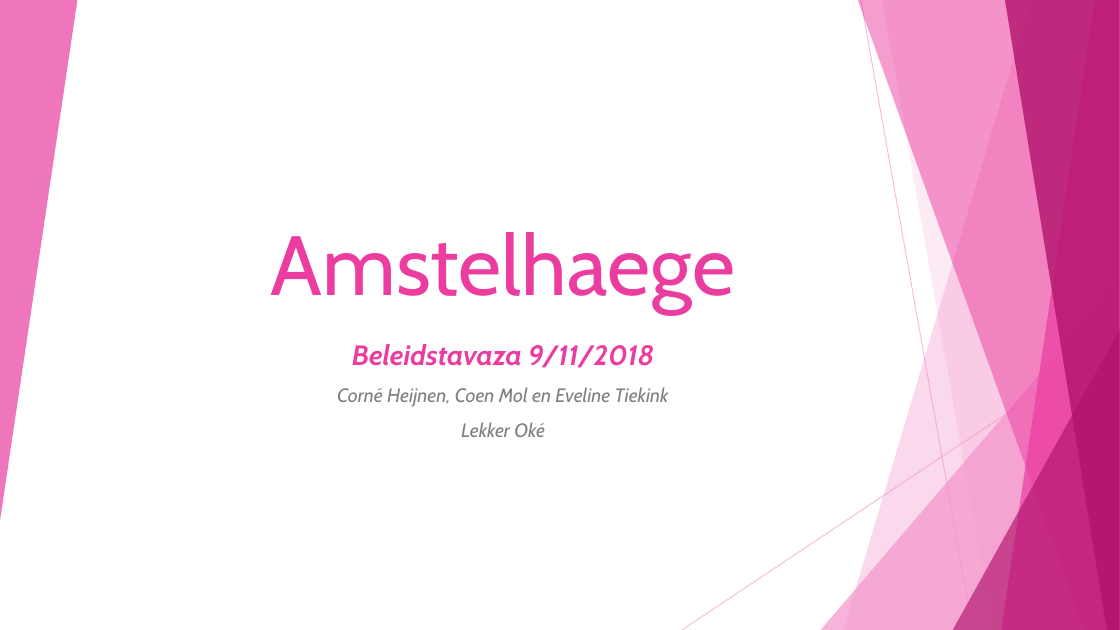
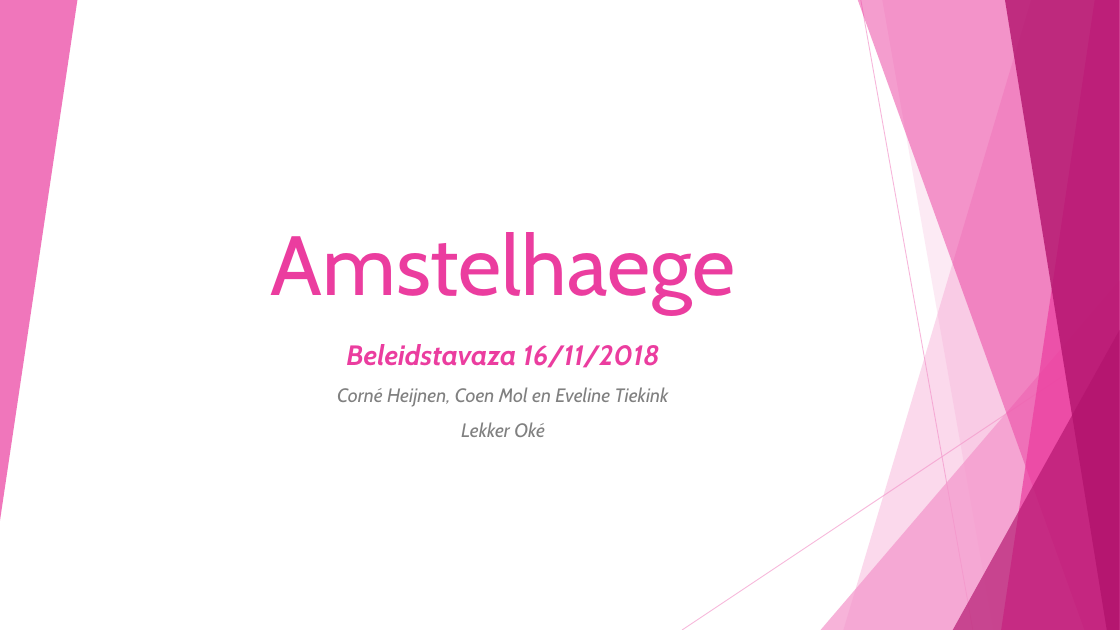
Before and after one commit to corne12345/Lekker-oke-, a slide deck: slide 1 of powerpoints/Amstelhaege PP 2.pptx. Drawn at 1120x630 pixels with LibreOffice and Linux fonts; fonts in the diff are those of the drawing. Boxes give left, top, right and bottom in pixels: in the first picture for what was removed or moved away, otherwise in the second. Text is boxed around its words. In the diff, an @@ line names an element or a change of style, - is before the commit and + after.

```diff
--- a/powerpoints/Amstelhaege PP 2.pptx
+++ b/powerpoints/Amstelhaege PP 2.pptx
@@ subtitle at box(346, 344, 660, 368): text changed @@
-Beleidstavaza 9/11/2018
+Beleidstavaza 16/11/2018
```
Also in this commit, not shown: 4 other slides changed, 6 slides added, 2 slides removed.
